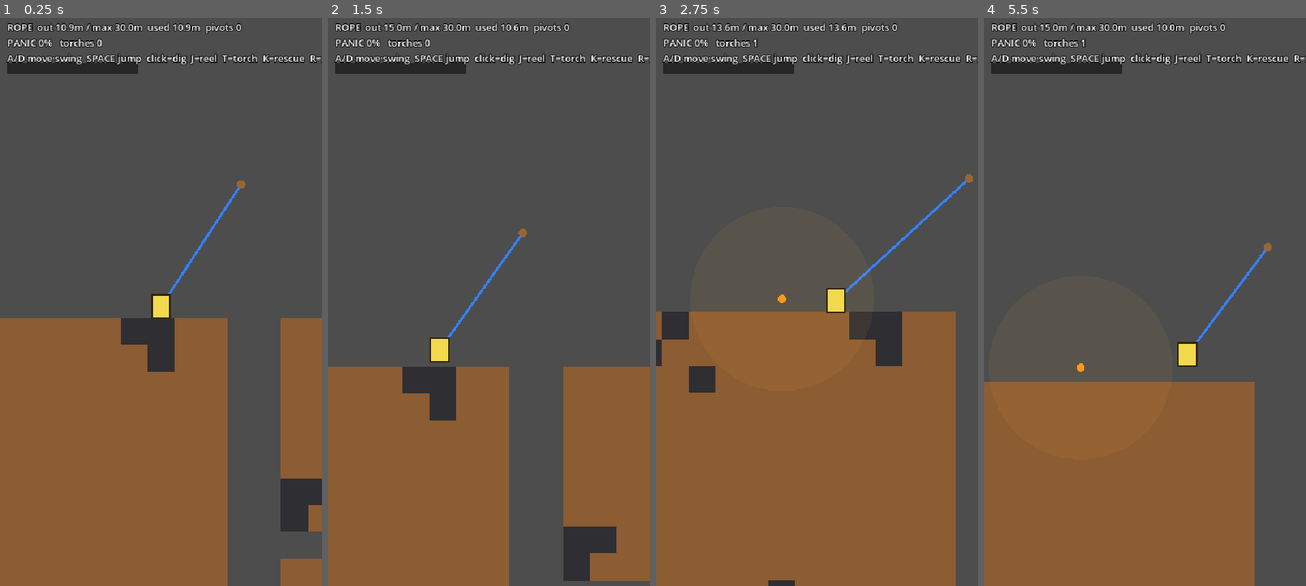
Above: before the commit, frames 1-4 (left to right).
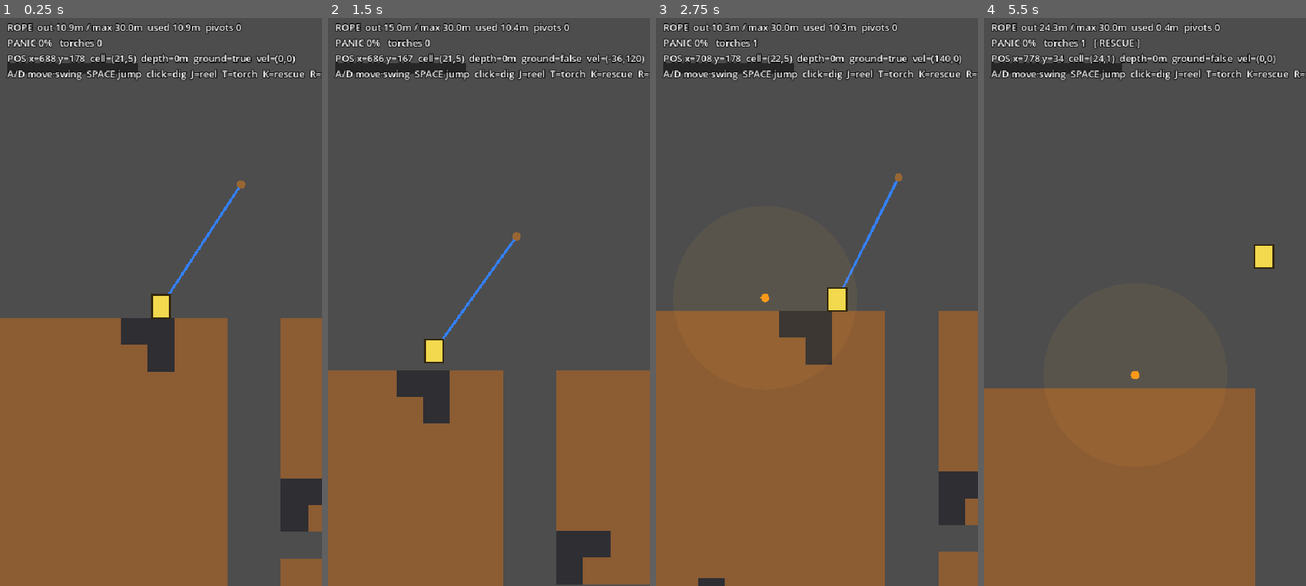
Above: after the commit, the same moments.

Repository: JoaoDobrowolski/inner-miner
Game: Godot game, scene res://scenes/Main.tscn
The game is run twice, just before and just after one commit, with the same random seed, the same clock (stepped at 60 frames per second) and the same inputs.
Inputs (mouse positions are in pixels of both pictures, inside the frame that each line leads up to):
- Up to frame 1 (0.25 s): no input
- Up to frame 2 (1.5 s): tap Enter at 0.5 s; move the mouse to (559, 273) at 0.52 s; hold D 0.53-1.28 s; hold J 0.53-1.28 s; click (559, 273) at 0.67 s; tap Space at 0.77 s; move the mouse to (424, 330) at 1.27 s; hold A from 1.28 s (still down); tap K at 1.35 s
- Up to frame 3 (2.75 s): tap Space at 1.52 s; move the mouse to (849, 171) at 2.02 s; release A at 2.03 s; hold D from 2.03 s (still down); tap T at 2.1 s
- Up to frame 4 (5.5 s): move the mouse to (1128, 415) at 2.77 s; release D at 2.78 s; hold W 2.78-3.53 s; tap G at 2.85 s; click (1128, 415) at 2.92 s; tap Space at 3.02, 3.77, 4.52 s; move the mouse to (1241, 387) at 3.52 s; hold A from 3.53 s (still down); tap R at 3.6 s; move the mouse to (1048, 211) at 4.27 s; tap J at 4.35 s; move the mouse to (1161, 302) at 5.02 s; tap K at 5.1 s; click (1161, 302) at 5.17 s

The runs differ from the first frame. In frame 1, 1.8% of the frame differs, in the area x 1-100%, y 6-12%; in frame 2, 5.4%; in frame 3, 17%, in the area x 0-100%, y 0-100%; in frame 4, 4.0%.

Commit message:
feat: Implement teleport detection and rollback mechanism for player movement; enhance rope state management

Diff:
--- a/scripts/main.gd
+++ b/scripts/main.gd
@@ -21,6 +21,8 @@
 var torches: Array = []
 
 var _spawn := Vector2.ZERO
+var _last_player_pos := Vector2.ZERO
+var _have_last := false
 
 
 func _ready() -> void:
@@ -88,8 +90,6 @@
         if rope.rewind_step(player, delta):
             _end_panic()
     else:
-        if rope.reeling:
-            rope.reel(delta)
         panic.update(delta, player.position, world, torches)
         if panic.value >= 100.0:
             emergency = true
@@ -97,6 +97,17 @@
 
     _update_hud()
     queue_redraw()
+
+    # Teleport detector: a single-frame jump bigger than ~1.5 cells while not in
+    # a rescue should never happen. Log the rope state so the bug can be traced.
+    if _have_last and not panicking:
+        var jump := _last_player_pos.distance_to(player.position)
+        if jump > 48.0:
+            print("[TELEPORT] jump=%.0fpx  reeling=%s on_ground=%s pivots=%d rope_out=%.1f used=%.1f  from=%s to=%s" % [
+                jump, str(rope.reeling), str(player.on_ground), rope.pivots.size(),
+                rope.rope_out, rope.used_length(player.position), str(_last_player_pos), str(player.position)])
+    _last_player_pos = player.position
+    _have_last = true
 
 
 func _unhandled_input(event: InputEvent) -> void:
@@ -179,6 +190,11 @@
     hud.text = "ROPE  out %.1fm / max %.1fm  used %.1fm  pivots %d\n" % [
         rope.rope_out / PPM, rope.max_length / PPM, used_m, rope.pivots.size()]
     hud.text += "PANIC %d%%   torches %d   %s\n" % [int(panic.value), torches.size(), status]
+    var pc := world.world_to_cell(player.position)
+    var depth_m := maxf(0.0, (player.position.y / GridWorld.CELL - GridWorld.GROUND) * 2.0)
+    hud.text += "POS x=%.0f y=%.0f  cell=(%d,%d)  depth=%.0fm  ground=%s  vel=(%.0f,%.0f)\n" % [
+        player.position.x, player.position.y, pc.x, pc.y, depth_m,
+        str(player.on_ground), player.velocity.x, player.velocity.y]
     hud.text += "A/D move·swing  SPACE jump  click=dig  J=reel  T=torch  K=rescue  R=reset  G=regen  F1=debug  F2=godview"
 
     var f := clampf(panic.value / 100.0, 0.0, 1.0)
--- a/scripts/player.gd
+++ b/scripts/player.gd
@@ -10,6 +10,7 @@
 const MAX_FALL := 900.0
 const AIR_SWING_ACCEL := 360.0
 const AIR_SWING_MAX := 280.0
+const MAX_FRAME_MOVE := 40.0        # bigger than any legit per-frame move (~16px); above = teleport
 
 var velocity := Vector2.ZERO
 var on_ground := false
@@ -31,6 +32,9 @@
     if rewinding:
         return                       # rope drives position during the rescue
 
+    var frame_start := position
+    rope.snapshot()                  # last known-good rope state
+
     _read_horizontal(delta)
     velocity.y = min(velocity.y + GRAVITY * delta, MAX_FALL)
 
@@ -41,6 +45,25 @@
 
     on_ground = _check_below()
     rope.constrain(self, delta)
+
+    # The rope sets the player's position directly and can park the body inside a
+    # solid tile (e.g. reeling tight around a corner). The per-axis resolvers only
+    # eject a *moving* body, so a stationary embedded player would stay stuck until
+    # it jumped. Push out of any overlap every frame, regardless of velocity.
+    if _depenetrate():
+        # Don't let the rope claim a length shorter than where the player can
+        # physically be, otherwise it keeps pulling into the wall (jitter).
+        rope.relax(self)
+        on_ground = _check_below()
+
+    # Teleport guard: a single frame can never move the player more than a cell.
+    # If the rope/collision produced an implausible jump, it's a bad state --
+    # roll BOTH the player and the rope back to the last valid frame instead of
+    # flinging the player (e.g. up to the surface). Worst case: a frozen frame.
+    if frame_start.distance_to(position) > MAX_FRAME_MOVE:
+        position = frame_start
+        velocity = Vector2.ZERO
+        rope.restore()
 
 
 func _unhandled_input(event: InputEvent) -> void:
@@ -129,6 +152,42 @@
     return world.is_solid(lx, cy) or world.is_solid(rx, cy)
 
 
+# Push the player out of any solid it overlaps, along the axis of least
+# penetration (per overlapping cell, greedily, a few iterations to converge).
+# Velocity is left untouched so a queued jump still works. Returns true if moved.
+func _depenetrate() -> bool:
+    var c := GridWorld.CELL
+    var half := c * 0.5
+    var moved := false
+    for _iter in range(4):
+        var solids := _overlapping_solids()
+        if solids.is_empty():
+            break
+        var best_push := Vector2.ZERO
+        var best_pen := INF
+        for cell in solids:
+            var cc: Vector2i = cell
+            var dx: float = position.x - (cc.x * c + half)
+            var dy: float = position.y - (cc.y * c + half)
+            var px: float = (he.x + half) - absf(dx)        # overlap depth on x
+            var py: float = (he.y + half) - absf(dy)        # overlap depth on y
+            if px <= 0.0 or py <= 0.0:
+                continue
+            if px < py:
+                if px < best_pen:
+                    best_pen = px
+                    best_push = Vector2((signf(dx) if dx != 0.0 else 1.0) * (px + 0.01), 0.0)
+            else:
+                if py < best_pen:
+                    best_pen = py
+                    best_push = Vector2(0.0, (signf(dy) if dy != 0.0 else -1.0) * (py + 0.01))
+        if best_pen == INF:
+            break
+        position += best_push
+        moved = true
+    return moved
+
+
 func _draw() -> void:
     draw_rect(Rect2(-he.x, -he.y, he.x * 2.0, he.y * 2.0), Color(0.95, 0.85, 0.30), true)
     draw_rect(Rect2(-he.x, -he.y, he.x * 2.0, he.y * 2.0), Color(0.20, 0.15, 0.05), false, 2.0)
--- a/scripts/rope.gd
+++ b/scripts/rope.gd
@@ -46,30 +46,44 @@
     return fixed_length() + _attach().distance_to(player_pos)
 
 
+# Snapshot / restore the rope state so the player can roll back a frame that
+# produced an invalid (teleporting) result -- keeps position and rope consistent.
+var _snap_pivots: Array = []
+var _snap_rope_out := 0.0
+
+func snapshot() -> void:
+    _snap_pivots = pivots.duplicate(true)
+    _snap_rope_out = rope_out
+
+func restore() -> void:
+    pivots = _snap_pivots.duplicate(true)
+    rope_out = _snap_rope_out
+
+
+# After the player was pushed out of a solid, the rope can't be shorter than the
+# straight-line distance to where the player actually is -- otherwise it keeps
+# yanking the body back into the wall. Grow rope_out to match the real position.
+func relax(player) -> void:
+    var pos: Vector2 = player.position
+    rope_out = clampf(maxf(rope_out, used_length(pos)), min_out, max_length)
+
+
 # --- per-frame constraint (called by the player after it moves) -------------
 
-func constrain(player, _delta: float) -> void:
+func constrain(player, delta: float) -> void:
     _update_wrap(player.position)
 
     var used := used_length(player.position)
 
-    # Pay rope out as the player descends/moves away (up to max), unless reeling.
-    if not reeling and used > rope_out and rope_out < max_length:
+    # rope_out is always relative to the player's current position (no drift).
+    if reeling:
+        rope_out = max(used - reel_speed * delta, min_out)
+    elif player.on_ground:
         rope_out = min(used, max_length)
-
-    # Take up slack: while standing, the winch keeps the rope snug; and reeling
-    # snaps out phantom slack first so it bites immediately instead of "reeling
-    # invisibly". Never retract while airborne otherwise -- it would ratchet the
-    # player upward on jumps and break the pendulum.
-    if (player.on_ground or reeling) and rope_out > used:
-        rope_out = used
+    elif used > rope_out:
+        rope_out = min(used, max_length)
 
     rope_out = clampf(rope_out, 0.0, max_length)
-
-    # Limit the WHOLE bent path (anchor -> pivots -> player) to the paid-out
-    # rope, not just the last segment. Since rope_out <= max_length, used_length
-    # can never exceed the maximum -- and any wrapped corners the rope can't
-    # afford are dropped, so reeling never stalls in a phantom over-budget range.
     _limit_to_budget(player, rope_out)
 
 
@@ -110,10 +124,6 @@
         player.velocity -= n * radial
 
 
-func reel(delta: float) -> void:
-    rope_out = max(rope_out - reel_speed * delta, min_out + fixed_length())
-
-
 # --- wrap / unwrap ----------------------------------------------------------
 
 func _update_wrap(player_pos: Vector2) -> void:
@@ -133,6 +143,9 @@
         var attach := _attach()
         var corner = _find_wrap_corner(attach, player_pos)
         if corner == null:
+            break
+        # Don't wrap a corner the rope can't afford to reach.
+        if fixed_length() + attach.distance_to(corner) > rope_out:
             break
         var s: float = (corner - attach).cross(player_pos - corner)
         pivots.append({ "pos": corner, "sign": signf(s) })
